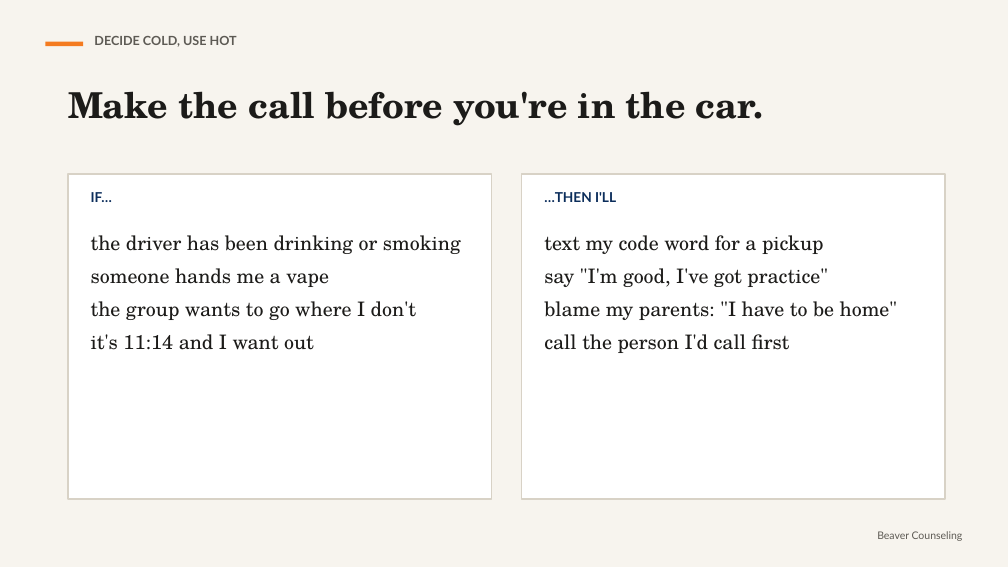
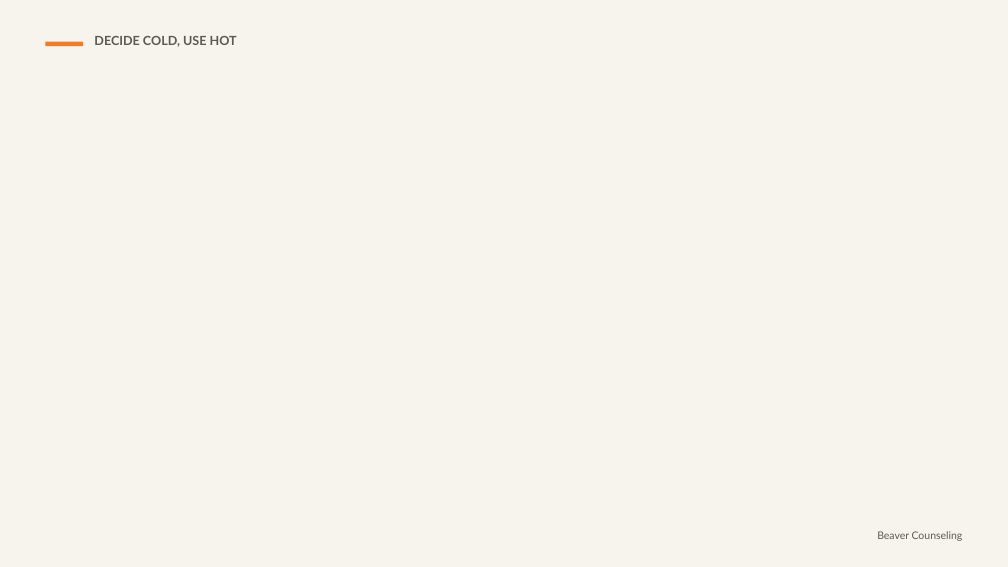
Before and after one commit to rmwtoolkit/bcds-toolkit, a slide deck: slide 30 of decks/whos-driving-lesson-v2.pptx (slide 18 before the commit). Drawn at 1008x567 pixels with LibreOffice and Linux fonts; fonts in the diff are those of the drawing; background and template pictures are left out. Boxes give left, top, right and bottom in pixels: in the first picture for what was removed or moved away, otherwise in the second. Text is boxed around its words. In the diff, an @@ line names an element or a change of style, - is before the commit and + after.

```diff
--- a/decks/whos-driving-lesson-v2.pptx
+++ b/decks/whos-driving-lesson-v2.pptx
@@ text removed at box(68, 91, 764, 126) @@
-Make the call before you're in the car.
@@ rectangle removed at box(68, 174, 492, 499) @@
@@ rectangle removed at box(522, 174, 945, 499) @@
@@ text removed at box(91, 192, 112, 202) @@
-IF…
@@ text removed at box(544, 192, 616, 202) @@
-…THEN I'LL
@@ text removed at box(91, 235, 461, 350) @@
-the driver has been drinking or smoking
-someone hands me a vape
-the group wants to go where I don't
-it's 11:14 and I want out
@@ text removed at box(544, 235, 897, 353) @@
-text my code word for a pickup
-say "I'm good, I've got practice"
-blame my parents: "I have to be home"
-call the person I'd call first
```
Also in this commit, not shown: 18 other slides changed, 15 slides added, 16 other files.
